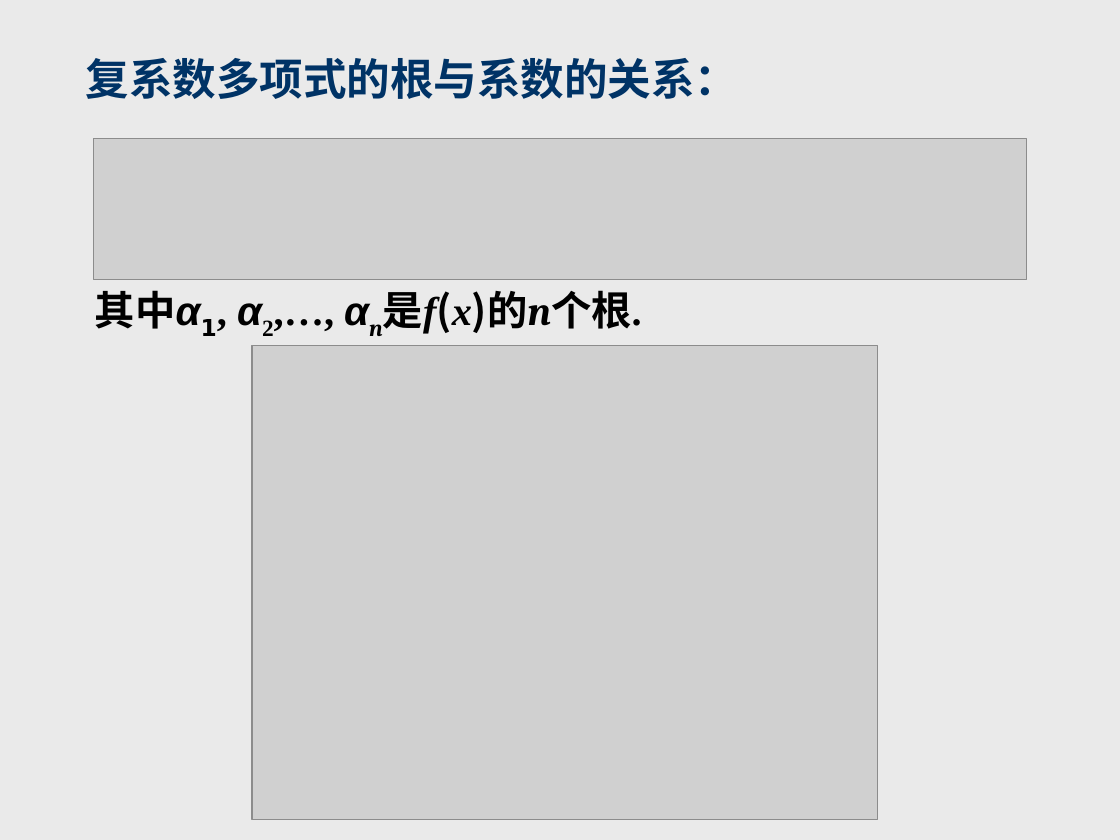
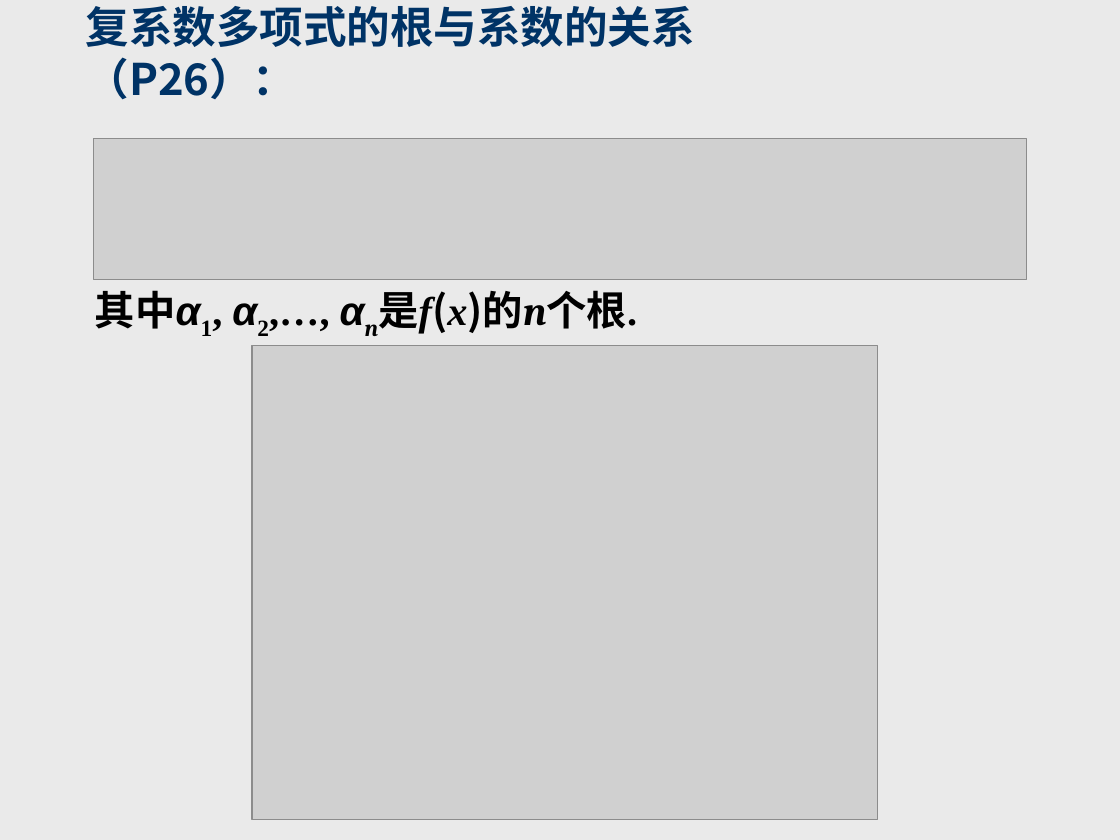
Before and after one commit to zhangbiaomath/zhangbiaomath.github.io, a slide deck: slide 86 of teaching/gaodai/课件/第1章-多项式.ppt. Drawn at 1120x840 pixels with LibreOffice and Linux fonts; fonts in the diff are those of the drawing; grey boxes stand for pictures. Boxes give left, top, right and bottom in pixels: in the first picture for what was removed or moved away, otherwise in the second. Text is boxed around its words. In the diff, an @@ line names an element or a change of style, - is before the commit and + after.

```diff
--- a/teaching/gaodai/课件/第1章-多项式.ppt
+++ b/teaching/gaodai/课件/第1章-多项式.ppt
@@ title at box(86, 6, 695, 100): text changed @@
-复系数多项式的根与系数的关系：
+复系数多项式的根与系数的关系（P26）：
@@ text "其中α1, α2,…, αn是f(x)的n个根." at box(95, 290, 637, 334): font DejaVu Sans to Times New Roman in "其中α1," @@
```
Also in this commit, not shown: 14 other slides changed, 4 other files.
